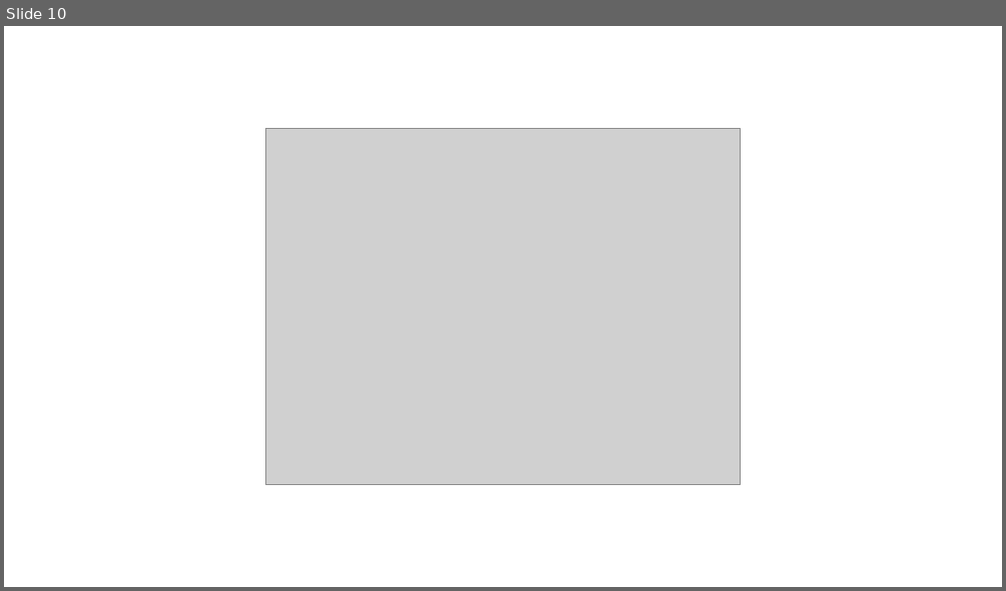
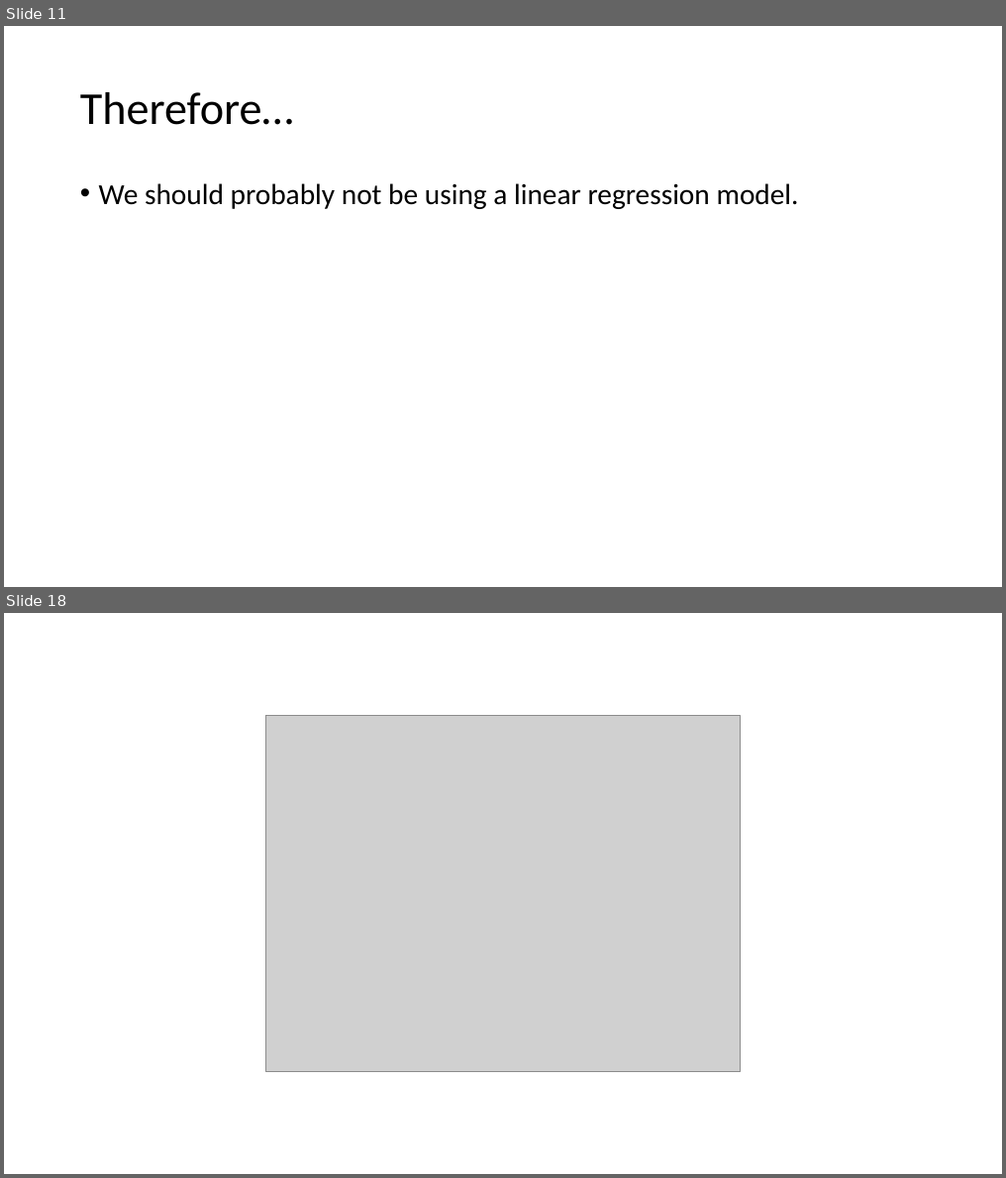
Before and after one commit to avanteijlingen/Tutorial-SB06, a slide deck: ActiveLearning.pptx. Shown one above the other, each under a label of ours: slide 10 before the commit, slides 11 and 18 after it; the slides between them are not shown. The pictures are 1006x591 and 1006x1178 pixels, drawn with LibreOffice and Linux fonts; fonts in the diff are those of the drawing; grey boxes stand for pictures. Boxes give left, top, right and bottom in pixels: in the first picture for what was removed or moved away, otherwise in the second. Text is boxed around its words. In the diff, an @@ line names an element or a change of style, - is before the commit and + after.

```diff
--- a/ActiveLearning.pptx
+++ b/ActiveLearning.pptx
@@ slide 11 added at (x1=4, y1=26, x2=1002, y2=587), background #FFFFFF @@
@@ title added at (x1=80, y1=92, x2=294, y2=125), 44 pt, text #000000 @@
+Therefore…
@@ text added at (x1=99, y1=183, x2=799, y2=209), 28 pt, text #000000 @@
+• We should probably not be using a linear regression model.
@@ what was slide 10 is now slide 18 @@
```
Also in this commit, not shown: 1 slide changed, 8 other slides added, 2 slides removed.
